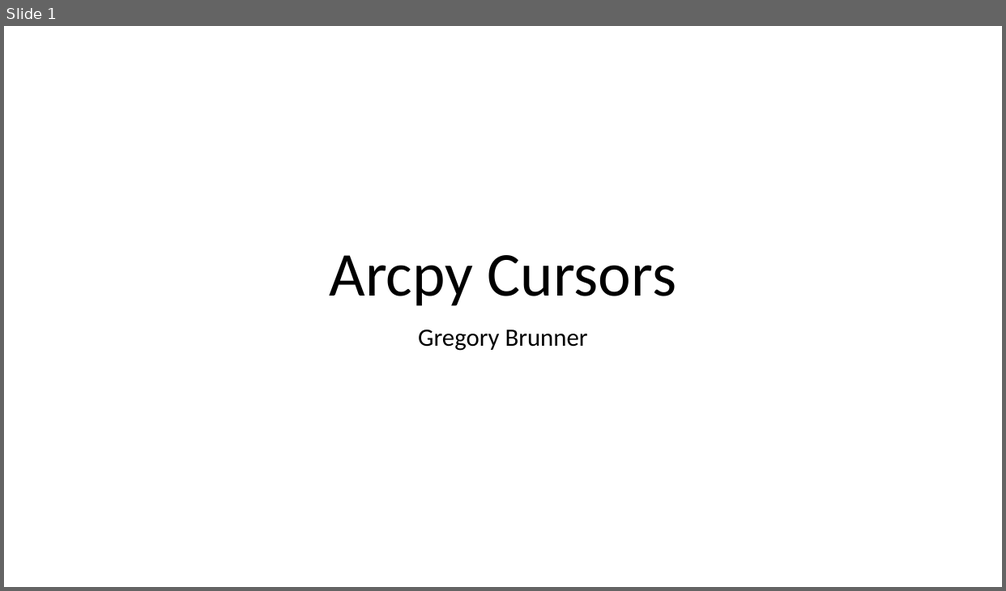
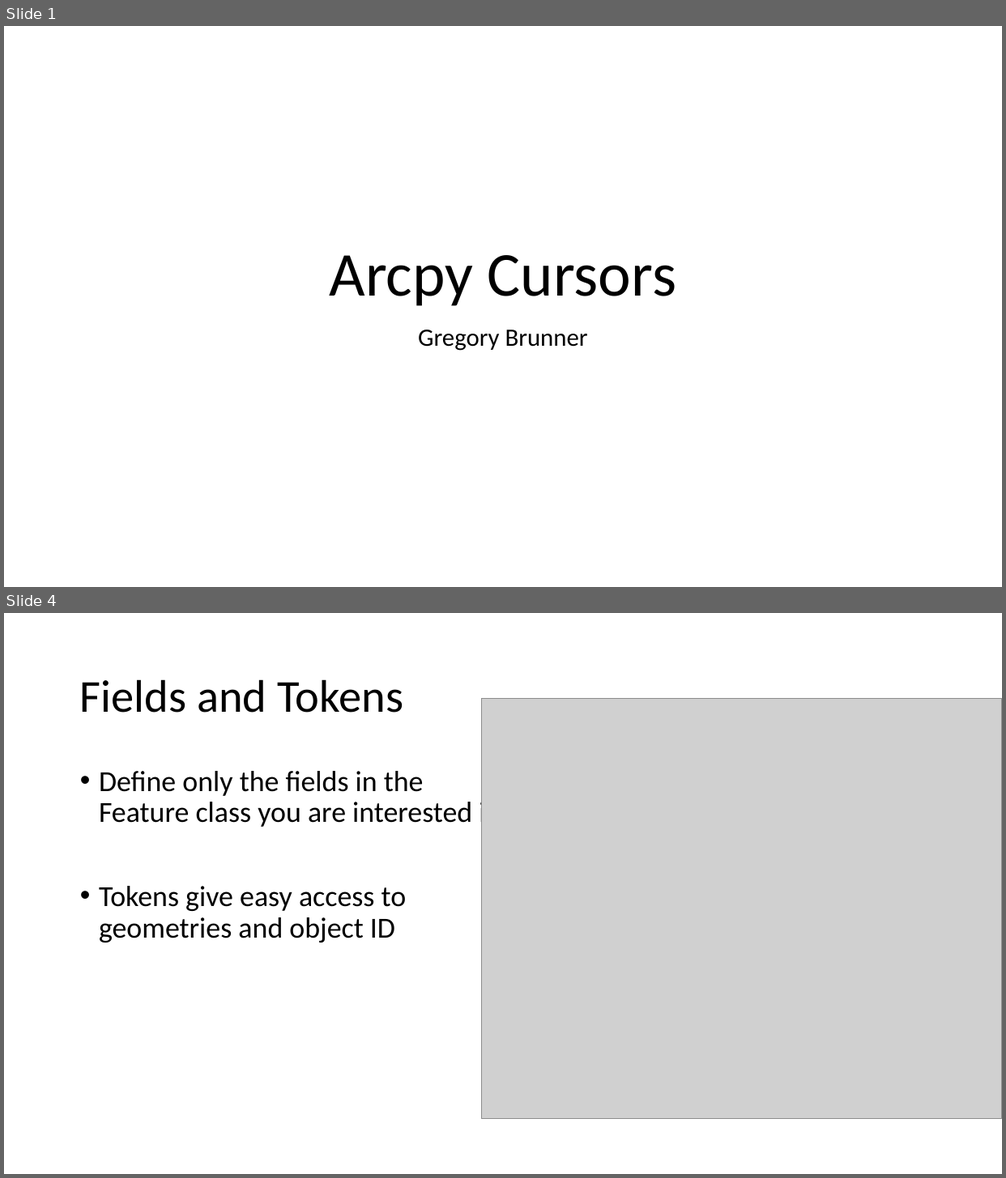
Before and after one commit to gbrunner/programming-for-gis-and-rs, a slide deck: Week_6/cursor_lecture.pptx. Shown one above the other, each under a label of ours: slide 1 before the commit, slides 1 and 4 after it; the slides between them are not shown. The pictures are 1006x591 and 1006x1178 pixels, drawn with LibreOffice and Linux fonts; fonts in the diff are those of the drawing; grey boxes stand for pictures. Boxes give left, top, right and bottom in pixels: in the first picture for what was removed or moved away, otherwise in the second. Text is boxed around its words. In the diff, an @@ line names an element or a change of style, - is before the commit and + after.

```diff
--- a/Week_6/cursor_lecture.pptx
+++ b/Week_6/cursor_lecture.pptx
@@ slide 4 added at (x1=4, y1=613, x2=1002, y2=1174), background #FFFFFF @@
@@ title added at (x1=80, y1=679, x2=403, y2=713), 44 pt, text #000000 @@
+Fields and Tokens
@@ picture added at (x1=482, y1=699, x2=1002, y2=1119) @@
@@ text added at (x1=99, y1=771, x2=501, y2=943), 28 pt, text #000000 @@
+• Define only the fields in the Feature class you are interested in
+• Tokens give easy access to geometries and object ID
```
Also in this commit, not shown: 6 other slides added.
